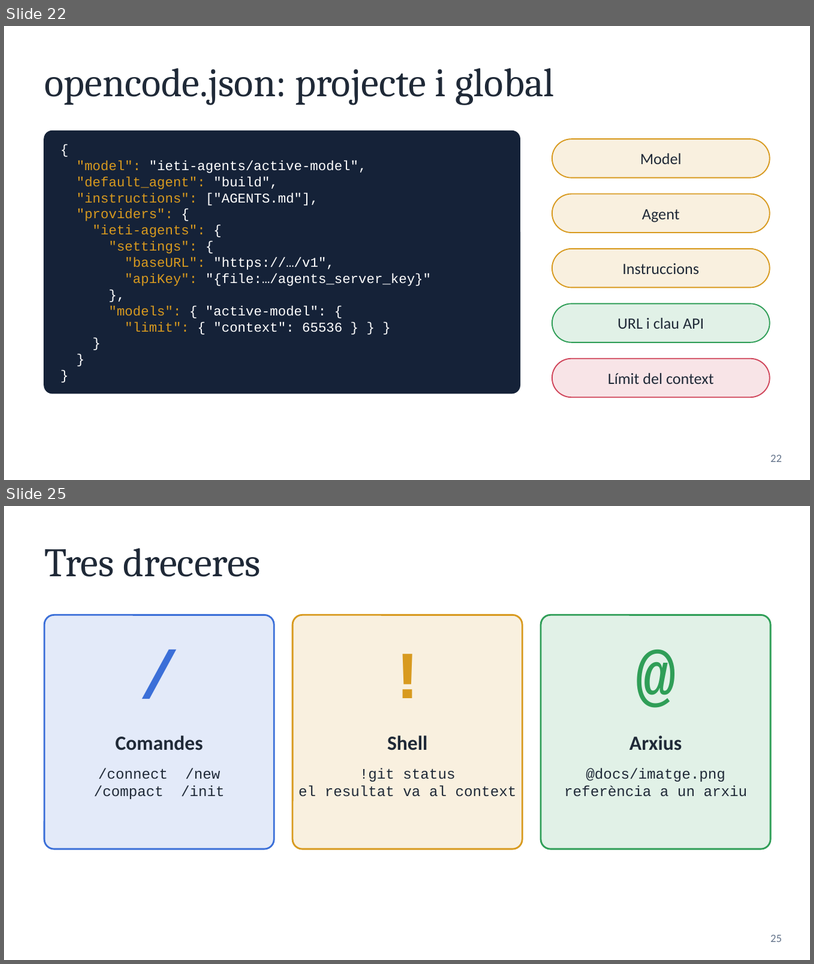
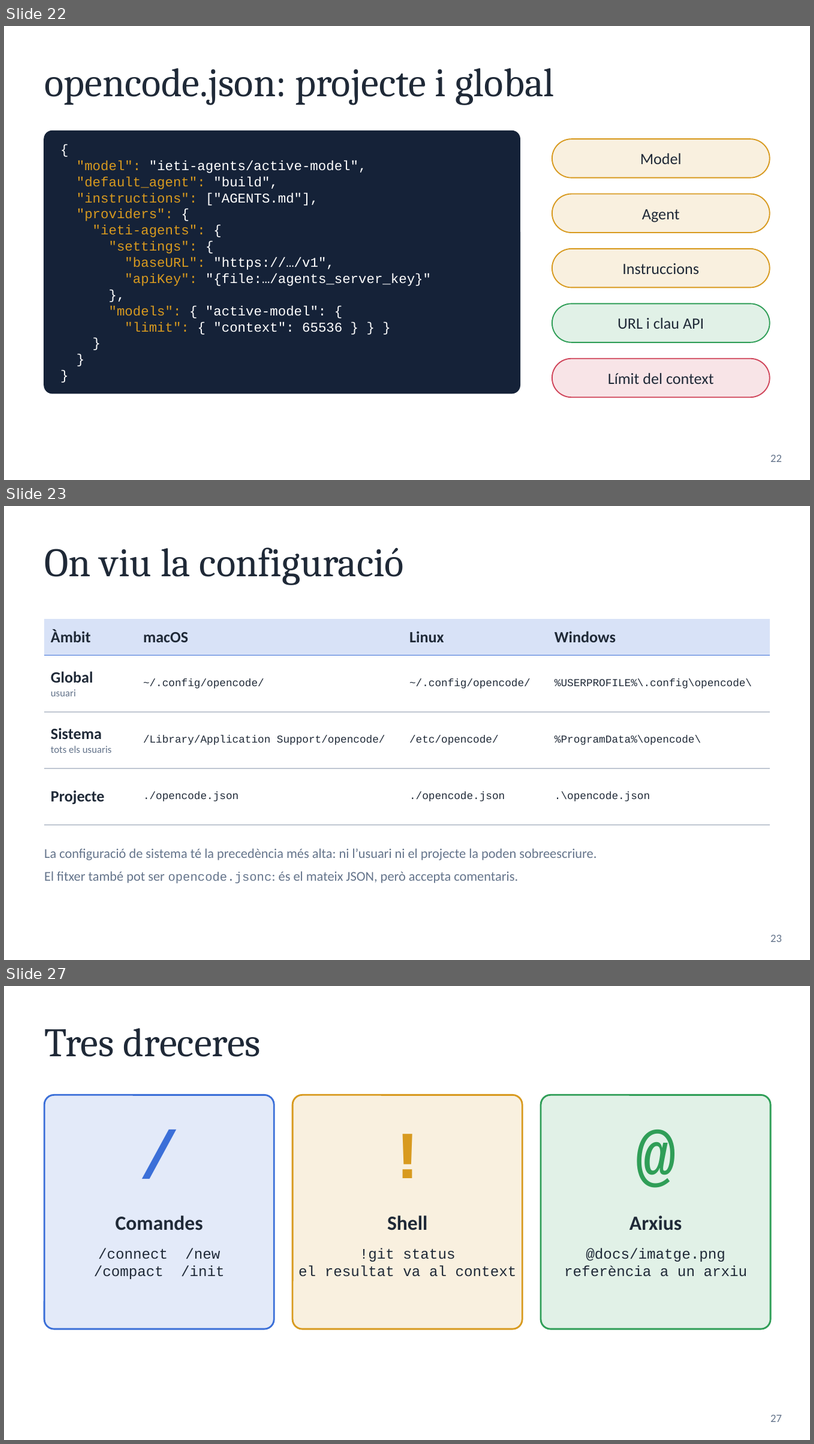
Before and after one commit to optimisme/XTEC-CursAgentsIA, a slide deck: diapositives/01 - Agents IA i OpenCode.pptx. Shown one above the other, each under a label of ours: slides 22 and 25 before the commit, slides 22, 23 and 27 after it; the slides between them are not shown. The pictures are 814x964 and 814x1444 pixels, drawn with LibreOffice and Linux fonts; fonts in the diff are those of the drawing. Boxes give left, top, right and bottom in pixels: in the first picture for what was removed or moved away, otherwise in the second. Text is boxed around its words. In the diff, an @@ line names an element or a change of style, - is before the commit and + after.

```diff
--- a/diapositives/01 - Agents IA i OpenCode.pptx
+++ b/diapositives/01 - Agents IA i OpenCode.pptx
@@ slide 23 added at (x1=4, y1=506, x2=810, y2=960), background #FFFFFF @@
@@ title added at (x1=44, y1=547, x2=404, y2=585), 36 pt, text #1F2937 @@
+On viu la configuració
@@ table added at (x1=44, y1=619, x2=770, y2=825), 4 rows, 4 columns @@
+Àmbit | macOS | Linux | Windows
+Global / usuari | ~/.config/opencode/ | ~/.config/opencode/ | %USERPROFILE%\.config\opencode\
+Sistema / tots els usuaris | /Library/Application Support/opencode/ | /etc/opencode/ | %ProgramData%\opencode\
+Projecte | ./opencode.json | ./opencode.json | .\opencode.json
@@ text added at (x1=44, y1=848, x2=597, y2=883), 12 pt, text #64748B @@
+La configuració de sistema té la precedència més alta: ni l’usuari ni el projecte la poden sobreescriure.
+El fitxer també pot ser opencode.jsonc: és el mateix JSON, però accepta comentaris.
@@ page number added at (x1=771, y1=934, x2=782, y2=942), 10 pt, text #64748B @@
+23
@@ what was slide 25 is now slide 27 @@
@@ page number at (x1=771, y1=1414, x2=782, y2=1422): text changed @@
-25
+27
```
Also in this commit, not shown: 4 slides changed, 1 other slide added, 25 other files.
